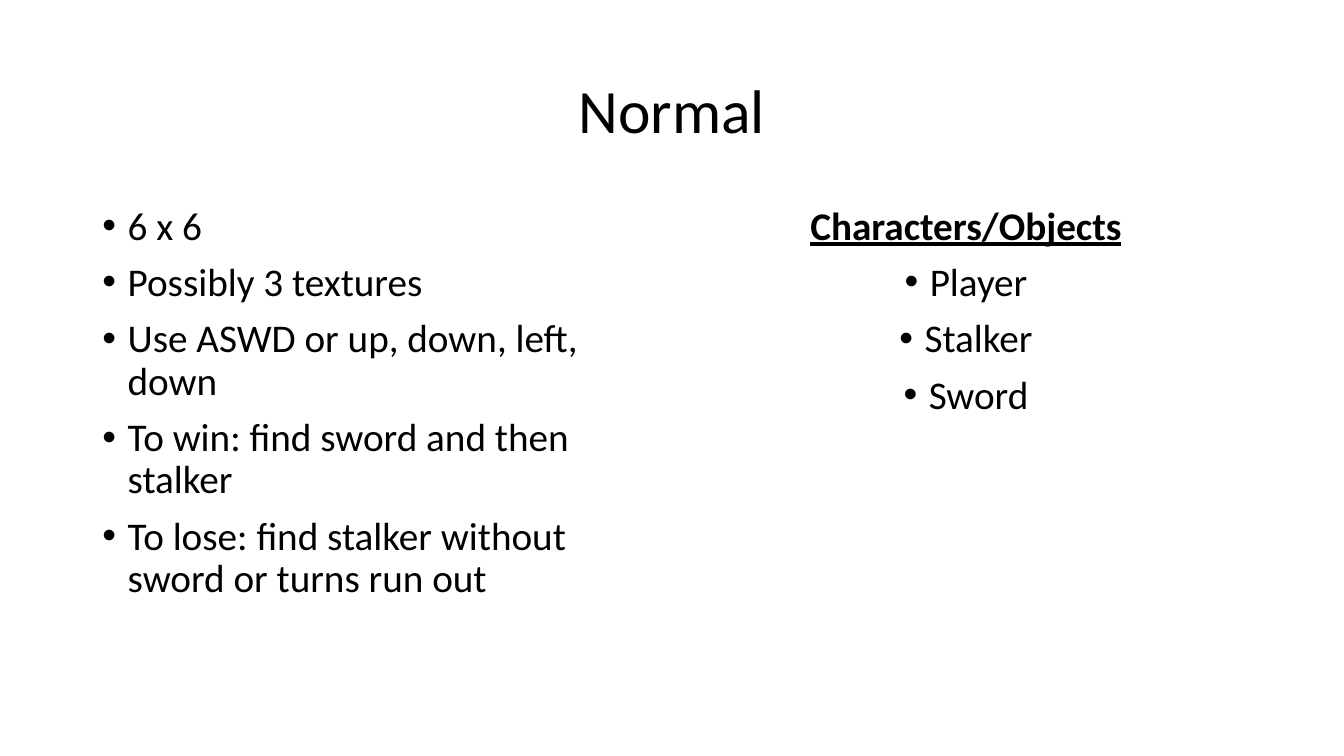
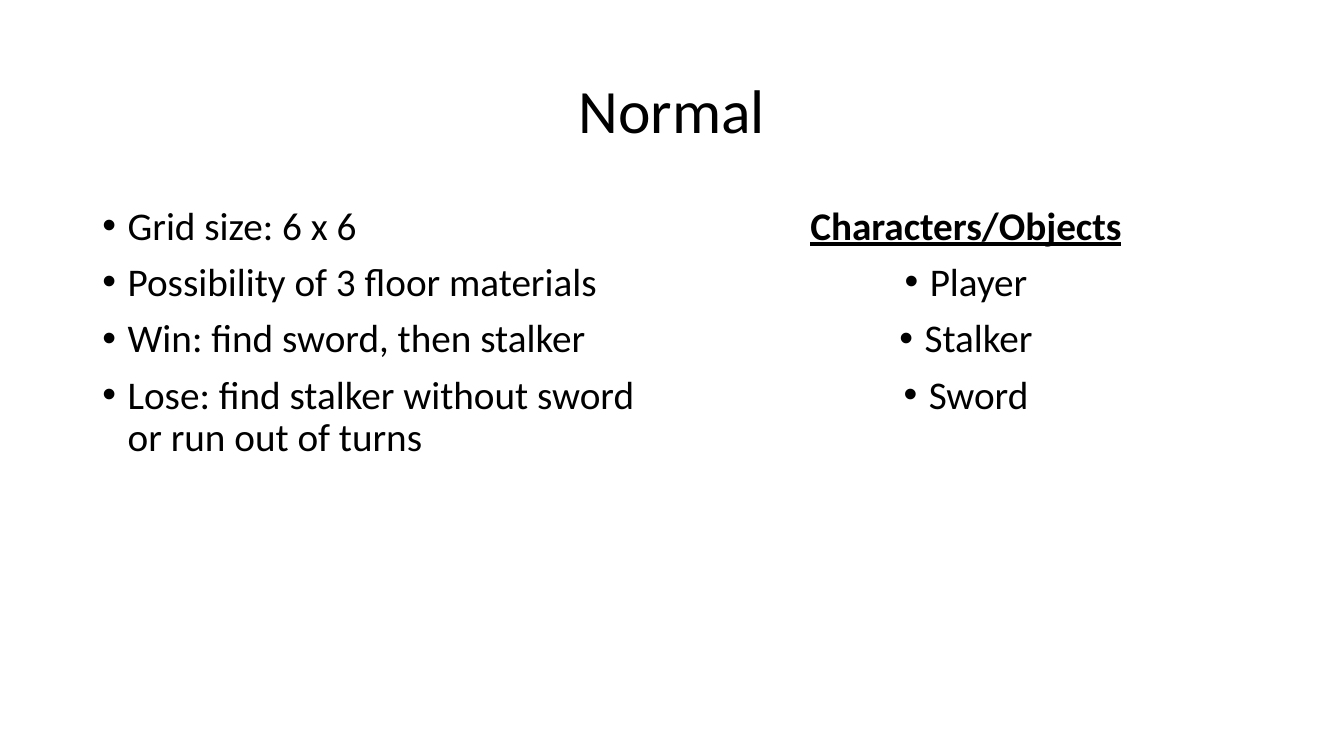
Before and after one commit to WyattSt/group-2, a slide deck: slide 5 of The Invisible Stalker.pptx. Drawn at 1344x756 pixels with LibreOffice and Linux fonts; fonts in the diff are those of the drawing. Boxes give left, top, right and bottom in pixels: in the first picture for what was removed or moved away, otherwise in the second. Text is boxed around its words. In the diff, an @@ line names an element or a change of style, - is before the commit and + after.

```diff
--- a/The Invisible Stalker.pptx
+++ b/The Invisible Stalker.pptx
@@ text at (128, 212, 634, 452): text changed @@
-• 6 x 6
-• Possibly 3 textures
-• Use ASWD or up, down, left, down
-• To win: find sword and then stalker
-• To lose: find stalker without sword or turns run out
+• Grid size: 6 x 6
+• Possibility of 3 floor materials
+• Win: find sword, then stalker
+• Lose: find stalker without sword or run out of turns
```
Also in this commit, not shown: 2 other slides changed, 2 slides added, 1 slide removed.
